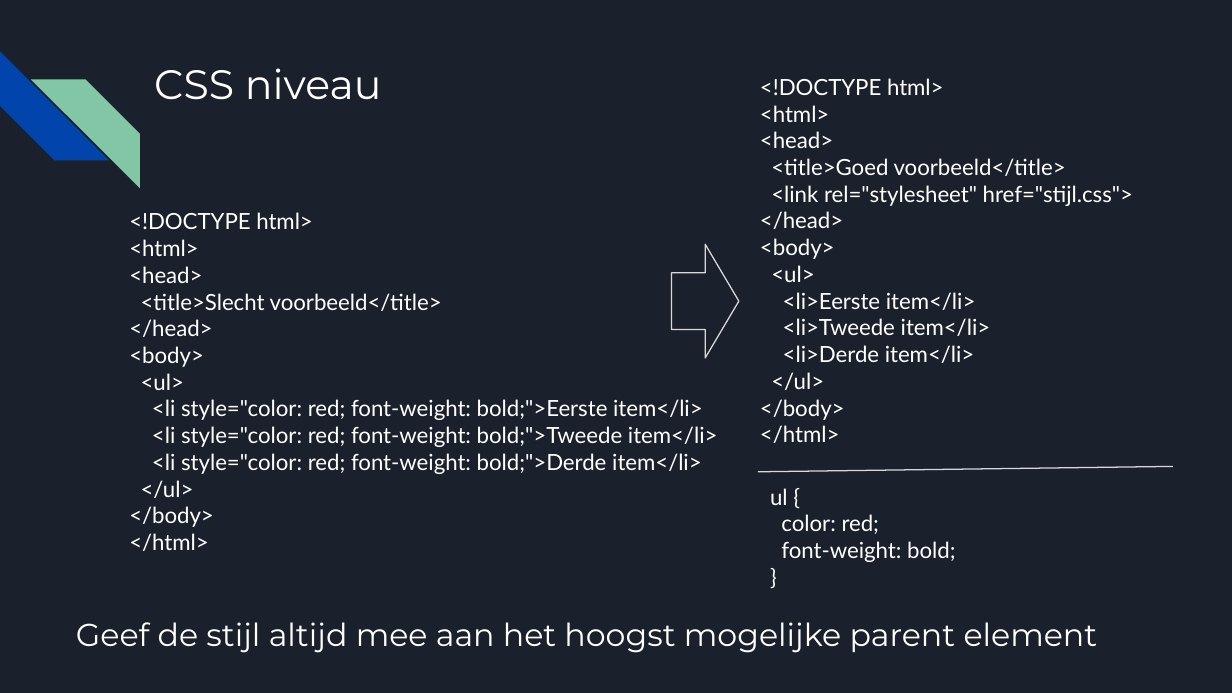
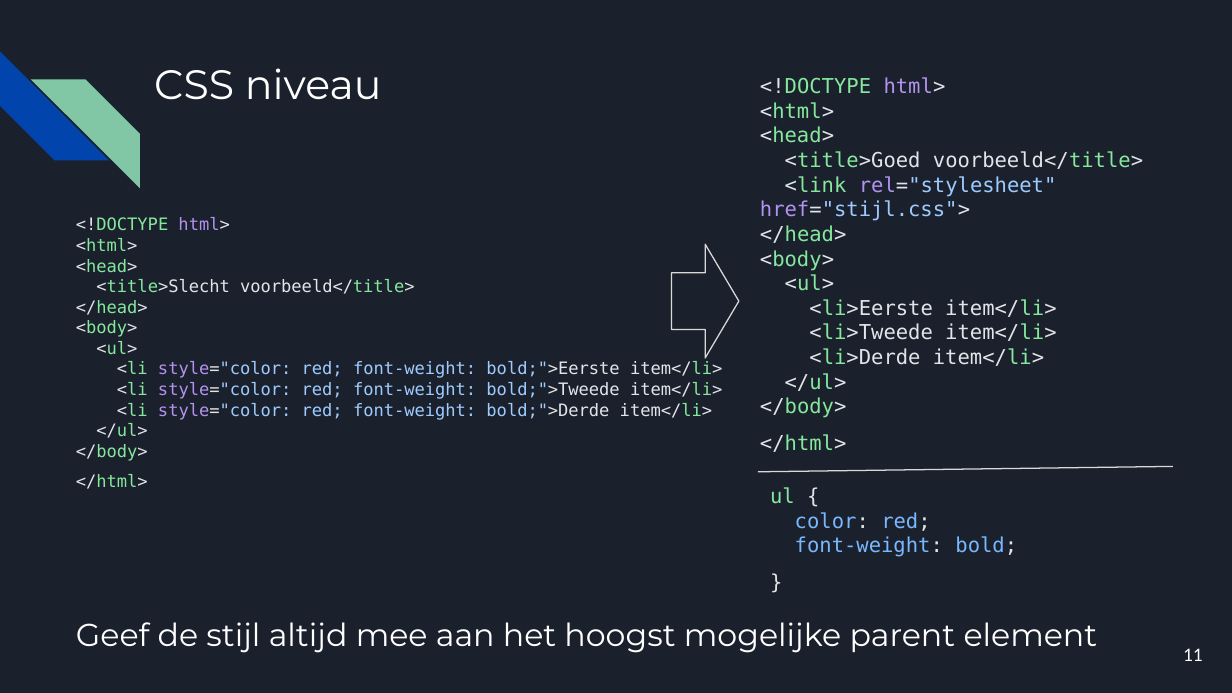
Before and after one commit to emmauscollege/emmauscollege.github.io, a slide deck: slide 11 of methode/static/theorie/webdesign/1.2-html-tags.pptx. Drawn at 1232x693 pixels with LibreOffice and Linux fonts; fonts in the diff are those of the drawing. Boxes give left, top, right and bottom in pixels: in the first picture for what was removed or moved away, otherwise in the second. Text is boxed around its words. In the diff, an @@ line names an element or a change of style, - is before the commit and + after.

```diff
--- a/methode/static/theorie/webdesign/1.2-html-tags.pptx
+++ b/methode/static/theorie/webdesign/1.2-html-tags.pptx
@@ text "<!DOCTYPE html>" at (760,77,1143,452): size 13 to 12 pt, font Lato to DejaVu Sans Mono; text colour #FFFFFF to #E1E4E8 in "<!DOCTYPE html>", "<html>", "<head>", "<title>Goed voorbeeld</title>" and 10 more places; text colour #FFFFFF to #85E89D in "<!DOCTYPE", "<html>", "<head>", "<title>Goed voorbeeld</title>" and 10 more places; text colour #FFFFFF to #B392F0 in "html>", "rel="stylesheet" href="stijl.css">"; text colour #FFFFFF to #9ECBFF in "rel="stylesheet" href="stijl.css">"; line spacing 1 to 1.5 @@
@@ text "<!DOCTYPE html>": place and size @@
-text "<!DOCTYPE html>" at (129,212,718,551)
+text "<!DOCTYPE html>" at (76,217,722,489)
@@ text "<!DOCTYPE html>" at (76,217,722,489): size 13 to 10 pt, font Lato to DejaVu Sans Mono; text colour #FFFFFF to #E1E4E8 in "<!DOCTYPE html>", "<html>", "<head>", "<title>Slecht voorbeeld</title>" and 9 more places; text colour #FFFFFF to #85E89D in "<!DOCTYPE", "<html>", "<head>", "<title>Slecht voorbeeld</title>" and 9 more places; text colour #FFFFFF to #B392F0 in "html>", "style="color:", "style="color:", "style="color:"; text colour #FFFFFF to #9ECBFF in "style="color: red; font-weight: bold;">Eerste", "style="color: red; font-weight: bold;">Tweede", "style="color: red; font-weight: bold;">Derde"; line spacing 1 to 1.5 @@
@@ text "ul {" at (770,487,1017,557): size 13 to 12 pt, font Lato to DejaVu Sans Mono; text colour #FFFFFF to #85E89D in "ul"; text colour #FFFFFF to #E1E4E8 in "{", "color: red;", "font-weight: bold;", "}"; text colour #FFFFFF to #79B8FF in "color: red;", "font-weight: bold;"; line spacing 1 to 1.5 @@
@@ page number added at (1183,648,1203,661), 10 pt, text #FFFFFF @@
+11
```
Also in this commit, not shown: 13 other slides changed, 5 other files.
